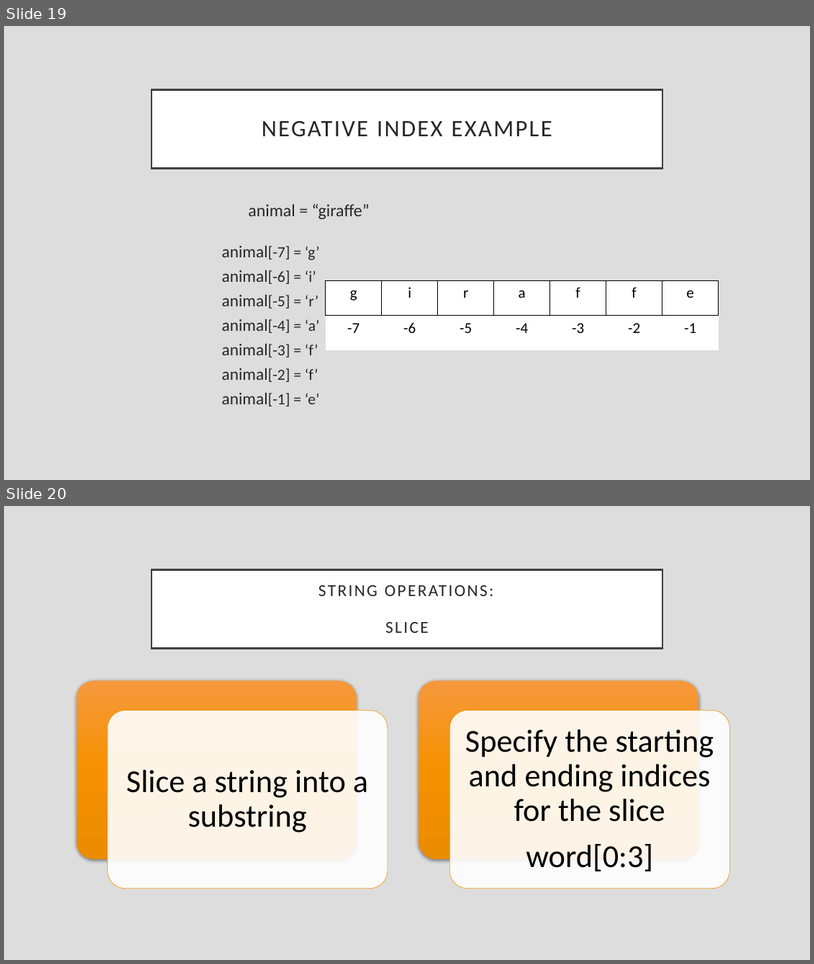
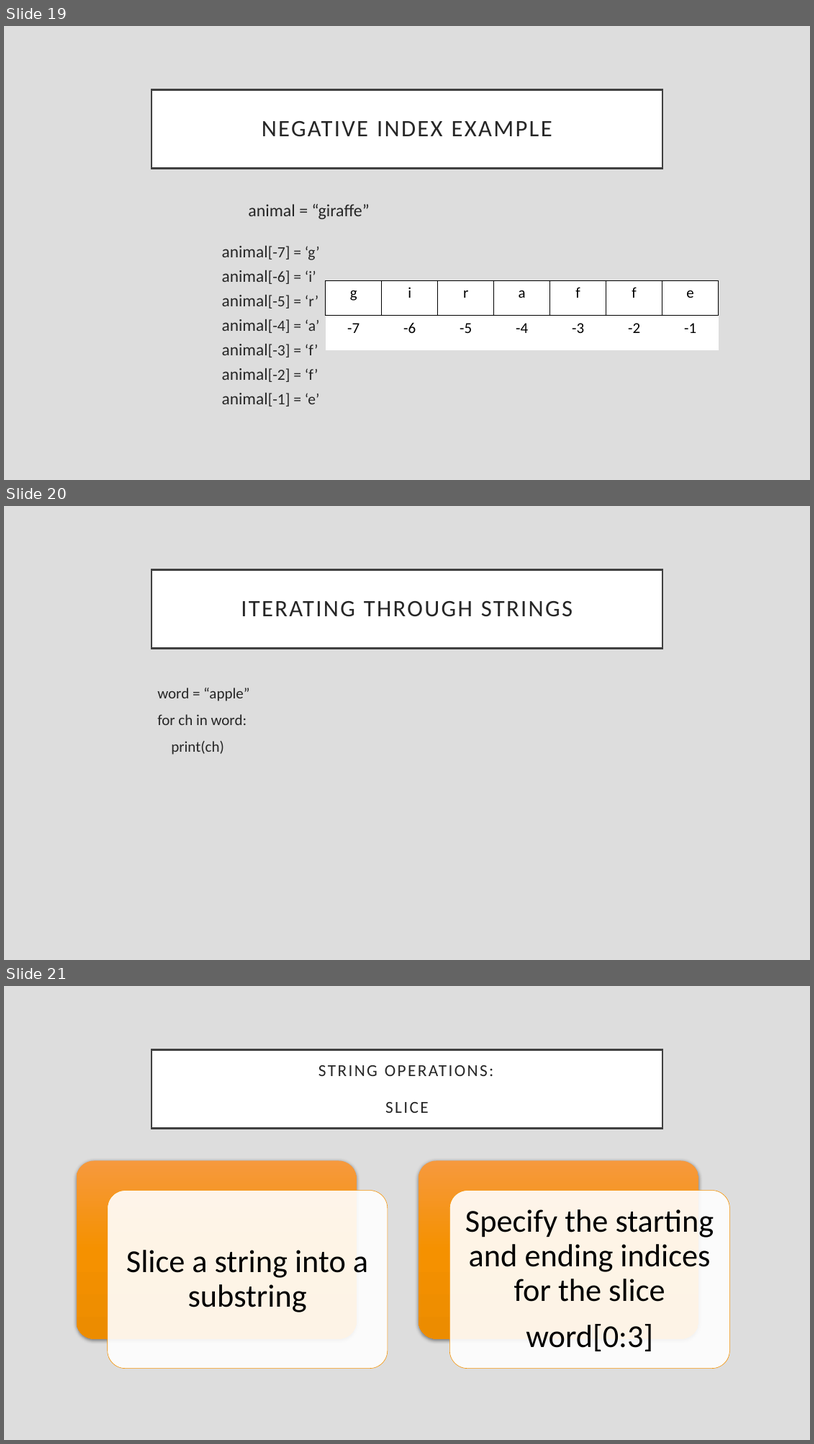
Before and after one commit to rsera/Junior-Knights, a slide deck: Python Lesson 9 Strings and Lists.pptx. Shown one above the other, each under a label of ours: slides 19 and 20 before the commit, slides 19, 20 and 21 after it. The pictures are 814x964 and 814x1444 pixels, drawn with LibreOffice and Linux fonts; fonts in the diff are those of the drawing. Boxes give left, top, right and bottom in pixels: in the first picture for what was removed or moved away, otherwise in the second. Text is boxed around its words. In the diff, an @@ line names an element or a change of style, - is before the commit and + after.

Commit message:
strings updates
added strings exercises solutions

```diff
--- a/Python Lesson 9 Strings and Lists.pptx
+++ b/Python Lesson 9 Strings and Lists.pptx
@@ slide 20 added at (x1=4, y1=506, x2=810, y2=960), background #DDDDDD @@
@@ title added at (x1=152, y1=569, x2=663, y2=648), fill #FFFFFF, outline #404040 2.5 pt, 28 pt, text #262626 @@
+ITERATING THROUGH STRINGS
@@ text added at (x1=157, y1=687, x2=250, y2=754), 18 pt, text #262626 @@
+word = “apple”
+for ch in word:
+print(ch)
@@ what was slide 20 is now slide 21 @@
```
Also in this commit, not shown: 2 slides changed, 1 other slide added, 6 other files.
